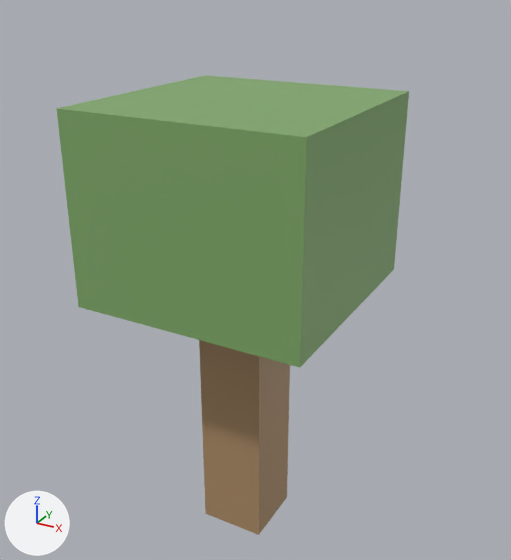
What one commit did to the glTF model data/islands/disksaver/glb/Prop_DS_Tree_00.glb.
One viewpoint serves both versions: a 50 mm camera at (1.39, -2.44, 2.46) aimed at (0.02, 0.06, 1.22). Lighting does not change. The marker at lower left points along +X, +Y and +Z. The picture after the commit comes second. Vertices at exactly the same position are counted once.
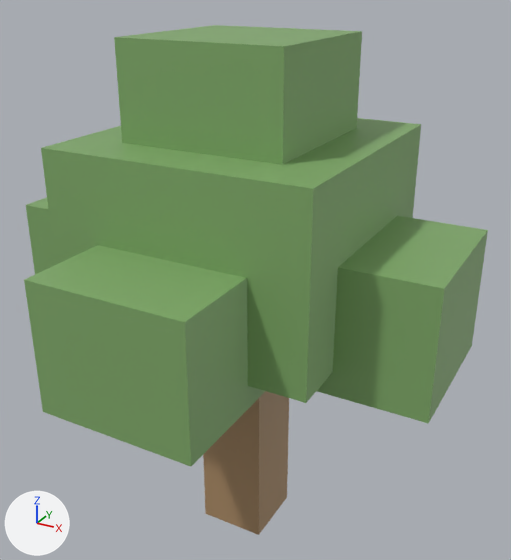
What changed in the scene script:
```text
Change me_cube_1427:
    used by ob_cube_001; location = (0.0, 0.0, 0.0)
    remove me_cube_1427.from_pydata(...)  # 8 vertices, 12 faces; spans x -0.5..0.5, y -0.5..0.5, z 1.2..2.0
    add me_cube_1427.from_pydata(...)  # 8 vertices, 12 faces; spans x -0.55..0.55, y -0.55..0.55, z 1.1..1.86
    me_cube_1427 part 1: the whole mesh is scaled about its middle by (1.1, 1.1, 0.95), then moved by (0.0, 0.0, -0.12)
Add me_cube_1432:
    me_cube_1432.from_pydata(...)  # a box spanning x -0.34..0.34, y -0.34..0.34, z 1.8..2.24
    me_cube_1432.materials.append(mat_ds_leaf0)  # green #81aa6a
Add me_cube_1431:
    me_cube_1431.from_pydata(...)  # a box spanning x -0.32..0.32, y -0.92..-0.28, z 1.0..1.52
    me_cube_1431.materials.append(mat_ds_leaf0)  # green #81aa6a
Add me_cube_1429:
    me_cube_1429.from_pydata(...)  # a box spanning x -0.92..-0.28, y -0.32..0.32, z 1.0..1.52
    me_cube_1429.materials.append(mat_ds_leaf0)  # green #81aa6a
Add me_cube_1428:
    me_cube_1428.from_pydata(...)  # a box spanning x 0.28..0.92, y -0.32..0.32, z 1.0..1.52
    me_cube_1428.materials.append(mat_ds_leaf0)  # green #81aa6a
Add ob_cube_006:
    ob_cube_006 = bpy.data.objects.new('Cube.006', me_cube_1432)
    ob_cube_006.location = (0.0, 0.0, 0.0)
Add ob_cube_005:
    ob_cube_005 = bpy.data.objects.new('Cube.005', me_cube_1431)
    ob_cube_005.location = (0.0, 0.0, 0.0)
Add ob_cube_003:
    ob_cube_003 = bpy.data.objects.new('Cube.003', me_cube_1429)
    ob_cube_003.location = (0.0, 0.0, 0.0)
Add ob_cube_002:
    ob_cube_002 = bpy.data.objects.new('Cube.002', me_cube_1428)
    ob_cube_002.location = (0.0, 0.0, 0.0)
```

Boxes [x1, y1, x2, y2] around the edits, measured in the pictures (511 x 560 px):
'Cube.001', moved, rescaled (8% wider): before [56, 75, 409, 368]; after [41, 118, 421, 403]
'Cube.005', added (green): after [24, 245, 265, 466]
'Cube.006', added (green): after [114, 25, 362, 165]
'Cube.002', added (green): after [317, 216, 488, 423]
'Cube.003', added (green): after [26, 197, 55, 274]
